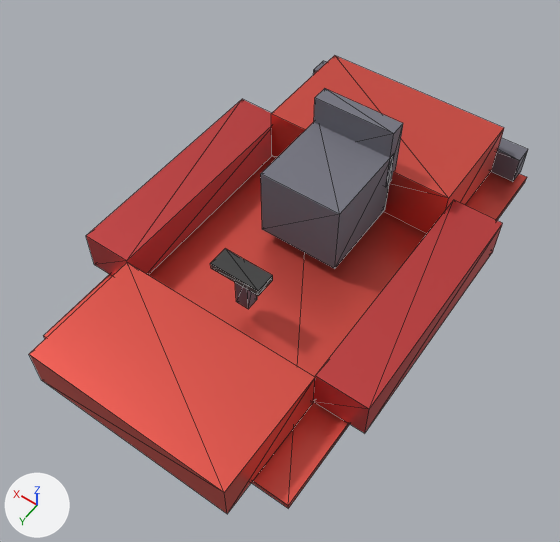
Two versions of the glTF model models/kart_body.glb, one commit apart.
The view is the same before and after, from a 50 mm lens placed at (-1.56, 2.42, 3.52), pointed at (-0.05, 0.32, 0.21). Every picture has the same lights, and +X, +Y and +Z are marked at lower left. The first picture is the older version. Mesh edges are drawn as thin lines. Where no turn or scale is listed for an object, it has been applied to the vertices.

The older version as bpy lines, for what is in view:
```python
ob_body_part_0 = bpy.data.objects.new('body_part_0', me_geometry_0)
ob_body_part_0.location = (0.0, 0.0, 0.0)
ob_body_part_1 = bpy.data.objects.new('body_part_1', me_geometry_1)
ob_body_part_1.location = (0.0, 0.0, 0.0)
ob_body_part_2 = bpy.data.objects.new('body_part_2', me_geometry_2)
ob_body_part_2.location = (0.0, 0.0, 0.0)
ob_body_part_3 = bpy.data.objects.new('body_part_3', me_geometry_3)
ob_body_part_3.location = (0.0, 0.0, 0.0)
ob_body_part_4 = bpy.data.objects.new('body_part_4', me_geometry_4)
ob_body_part_4.location = (0.0, 0.0, 0.0)
ob_body_part_5 = bpy.data.objects.new('body_part_5', me_geometry_5)
ob_body_part_5.location = (0.0, 0.0, 0.0)
ob_body_part_6 = bpy.data.objects.new('body_part_6', me_geometry_6)
ob_body_part_6.location = (0.0, 0.0, 0.0)
ob_body_part_7 = bpy.data.objects.new('body_part_7', me_geometry_7)
ob_body_part_7.location = (0.0, 0.0, 0.0)
ob_body_part_9 = bpy.data.objects.new('body_part_9', me_geometry_9)
ob_body_part_9.location = (0.0, 0.0, 0.0)
# me_geometry_1
# before: 0 (-0.6, 1.5, 0.055) at pixel (227, 514), 1 (-0.6, 0.8, 0.055) at pixel (313, 402), 2 (-0.6, 1.5, 0.305) at pixel (224, 492), 4 (0.6, 1.5, 0.055) at pixel (41, 380), 5 (0.6, 0.8, 0.055)
# before: 6 (0.6, 1.5, 0.305) at pixel (28, 354)
```
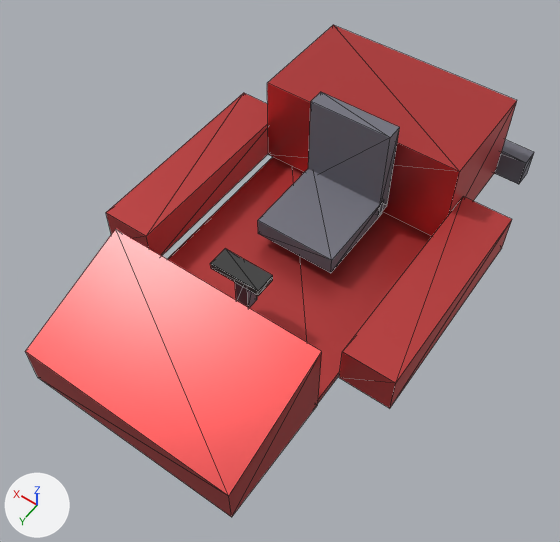
Pixel boxes [x1, y1, x2, y2] of what changed, in the pictures (560 x 542 px):
'body_part_1', recoloured, reshaped (14% taller)
    before: [29, 262, 315, 514]
    after: [25, 229, 322, 517]
'body_part_0', recoloured, rescaled
    before: [44, 156, 527, 509]
    after: [167, 157, 432, 403]
'body_part_2', recoloured, moved, rescaled (7% wider, 18% taller)
    before: [271, 55, 504, 234]
    after: [267, 25, 517, 236]
'body_part_3', moved, rescaled (8% narrower, 9% shorter)
    before: [314, 200, 503, 433]
    after: [339, 196, 512, 408]
'body_part_4', moved, rescaled (13% narrower, 8% shorter)
    before: [86, 99, 272, 276]
    after: [106, 93, 268, 256]
'body_part_5', moved, rescaled (29% shorter)
    before: [261, 122, 394, 269]
    after: [258, 169, 384, 273]
'body_part_6', moved
    before: [314, 88, 403, 185]
    after: [308, 92, 400, 214]
'body_part_7', rescaled
    before: [313, 61, 528, 182]
    after: [494, 140, 534, 184]

What the commit changed:
Material 'Material_0' (mat_material_0) changes colour from red #ea5a4f to red #cb4545; in linear values from (0.82, 0.102, 0.0784) to (0.597, 0.0595, 0.0595).
me_geometry_0 is used by ob_body_part_0; location (0.0, 0.0, 0.0).
me_geometry_0 had 8 vertices, 12 faces and spanned x -0.8..0.8, y -1.3..1.3, z 0.0..0.04.
me_geometry_0 now has 8 vertices, 12 faces and spans x -0.61..0.61, y -0.71..0.81, z 0.0..0.04.
me_geometry_0 part 1: the whole mesh is scaled about its middle by (0.758, 0.587, 1), then moved by (0.0, 0.05, 0.0).
me_geometry_1 is used by ob_body_part_1; location (0.0, 0.0, 0.0).
me_geometry_1 had 8 vertices, 12 faces and spanned x -0.6..0.6, y 0.8..1.5, z 0.055..0.305.
me_geometry_1 now has 8 vertices, 12 faces and spans x -0.625..0.625, y 0.8..1.5, z 0.055..0.556.
Part 2, on me_geometry_1:
Vertices 0, 1, 2 of me_geometry_1 move by (-0.025, 0.0, 0.0).
Vertices 4, 5, 6 of me_geometry_1 move by (0.025, 0.0, 0.0).
Vertex 3 of me_geometry_1 moves from (-0.6, 0.8, 0.305) at pixel (315, 377) to (-0.625, 0.8, 0.556) at pixel (321, 351).
Vertex 7 of me_geometry_1 moves from (0.6, 0.8, 0.305) at pixel (127, 262) to (0.625, 0.8, 0.556) at pixel (115, 228).
me_geometry_2 is used by ob_body_part_2; location (0.0, 0.0, 0.0).
me_geometry_2 had 8 vertices, 12 faces and spanned x -0.6..0.6, y -1.2..-0.5, z 0.065..0.415.
me_geometry_2 now has 8 vertices, 12 faces and spans x -0.625..0.625, y -1.2..-0.5, z 0.065..0.633.
me_geometry_2 part 3: the whole mesh is scaled about its middle by (1.04, 1, 1.62), then moved by (0.0, 0.0, 0.109).
me_geometry_3 is used by ob_body_part_3; location (0.0, 0.0, 0.0).
me_geometry_3 had 8 vertices, 12 faces and spanned x -0.9..-0.6, y -0.6..0.8, z 0.065..0.315.
me_geometry_3 now has 8 vertices, 12 faces and spans x -0.93..-0.63, y -0.656..0.612, z 0.065..0.315.
me_geometry_3 part 4: the whole mesh is scaled about its middle by (1, 0.906, 1), then moved by (-0.03, -0.122, 0.0).
me_geometry_4 is used by ob_body_part_4; location (0.0, 0.0, 0.0).
me_geometry_4 had 8 vertices, 12 faces and spanned x 0.6..0.9, y -0.6..0.8, z 0.065..0.315.
me_geometry_4 now has 8 vertices, 12 faces and spans x 0.63..0.93, y -0.656..0.612, z 0.065..0.315.
me_geometry_4 part 5: the whole mesh is scaled about its middle by (1, 0.906, 1), then moved by (0.03, -0.122, 0.0).
me_geometry_5 is used by ob_body_part_5; location (0.0, 0.0, 0.0).
me_geometry_5 had 8 vertices, 12 faces and spanned x -0.25..0.25, y -0.475..0.075, z 0.125..0.575.
me_geometry_5 now has 8 vertices, 12 faces and spans x -0.25..0.25, y -0.475..0.075, z 0.125..0.24.
me_geometry_5 part 6: the whole mesh is scaled about its middle by (1, 1, 0.256), then moved by (0.0, 0.0, -0.167).
me_geometry_7 is used by ob_body_part_7; location (0.0, 0.0, 0.0).
me_geometry_7 had 8 vertices, 12 faces and spanned x -0.75..0.75, y -1.31..-1.19, z 0.06..0.24.
me_geometry_7 now has 8 vertices, 12 faces and spans x -0.79..0.79, y -1.31..-1.19, z 0.06..0.24.
me_geometry_7 part 7: the whole mesh is scaled about its middle by (1.05, 1, 1).
Object 'body_part_5' (ob_body_part_5) moves from (0.0, 0.0, 0.0) to (0.0, 0.038, 0.0).
Object 'body_part_6' (ob_body_part_6) moves from (0.0, 0.0, 0.0) to (0.0, 0.038, 0.0).
